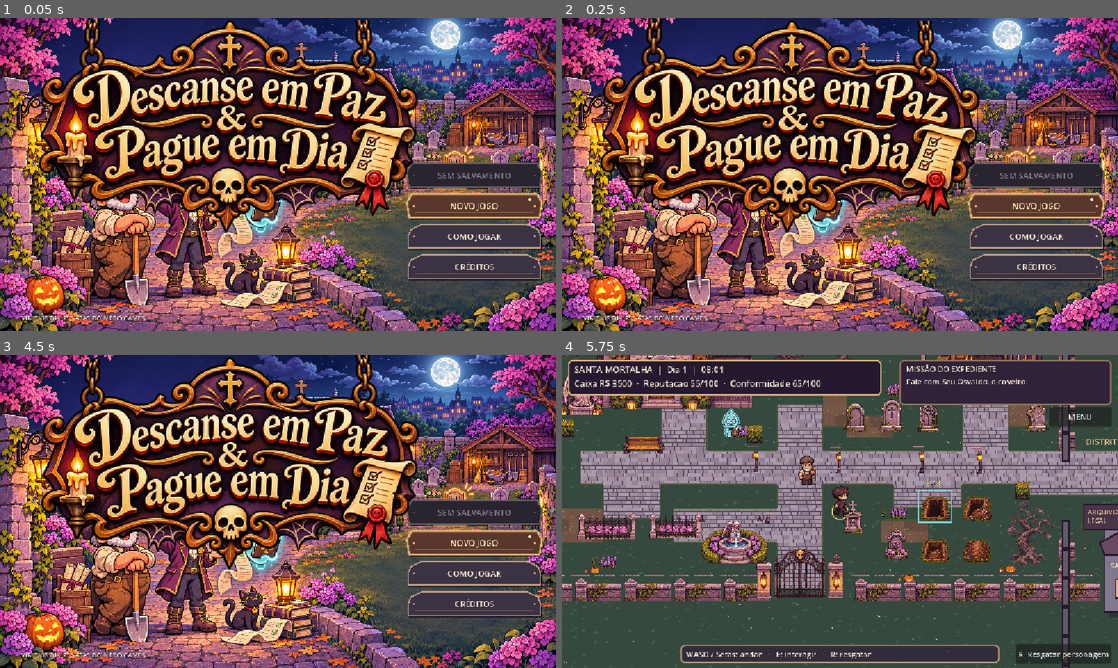
Above: before the commit, frames 1-4 (two rows, left to right).
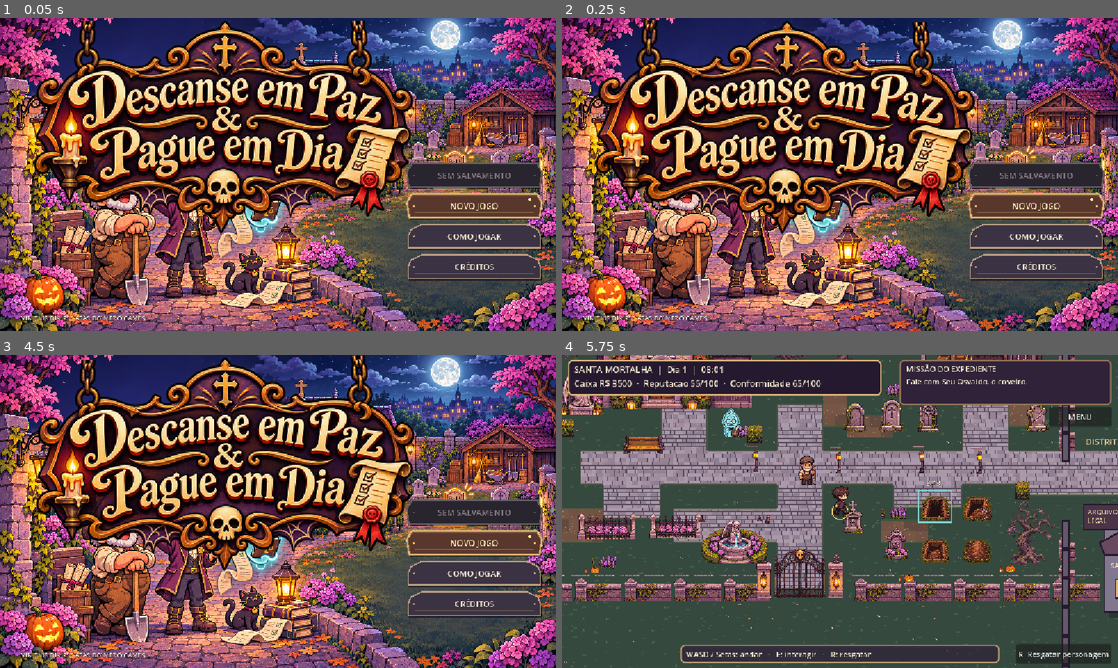
Above: after the commit, the same moments.

Repository: viniciushb104-png/descanse-em-paz
Game: Godot game, scene res://scenes/menu/main_menu.tscn
Same seed, same stepped clock (60 frames per second), same inputs: the game is played once before the commit and once after it.
Inputs (mouse positions are in pixels of both pictures, inside the frame that each line leads up to):
- Up to frame 1 (0.05 s): no input
- Up to frame 2 (0.25 s): no input
- Up to frame 3 (4.5 s): click "COMO JOGAR" at 0.5 s; click "COMO JOGAR" at 1.25 s; click "NOVO JOGO" at 2 s; click "NOVO JOGO" at 2.75 s; click "CRÉDITOS" at 3.5 s; click "VOLTAR" at 4.25 s
- Up to frame 4 (5.75 s): tap Enter at 5 s; move the mouse to (962, 495) at 5.02 s; hold Right (ui_right) from 5.03 s (still down); tap 1 at 5.1 s; click (962, 495) at 5.17 s

The runs differ from the first frame. In frame 1, 24% of the frame differs, in the area x 2-76%, y 0-70%; in frame 2, 24%; in frame 3, 24%; in frame 4, nothing differs.

Commit message:
fix(menu): dimensionar logotipo no canto esquerdo sem cobrir os personagens

Diff:
--- a/scripts/ui/main_menu.gd
+++ b/scripts/ui/main_menu.gd
@@ -160,14 +160,20 @@
     menu_logo = TextureRect.new()
     menu_logo.name = "HangingGameLogo"
     menu_logo.texture = MENU_LOGO
-    # Usa PNG RGBA padrao: a versao anterior era paletizada com tRNS.
-    # Posicao e escala em coordenadas do menu virtual (1152 x 648).
-    menu_logo.position = Vector2(30, 4)
-    menu_logo.size = Vector2(536, 285)
-    # A origem no alto central imita as correntes de uma placa suspensa.
-    menu_logo.pivot_offset = Vector2(menu_logo.size.x * 0.5, 5.0)
+    # Canto superior esquerdo: a placa precisa ficar acima dos personagens,
+    # sem cobrir a arte do cemiterio nem os botoes do outro lado da tela.
+    # A proporcao vem diretamente do PNG, sem deformacao.
+    var logo_width: float = 312.0
+    var logo_height: float = logo_width * float(MENU_LOGO.get_height()) / float(MENU_LOGO.get_width())
+    menu_logo.position = Vector2(20, 6)
+    menu_logo.size = Vector2(logo_width, logo_height)
+    menu_logo.custom_minimum_size = Vector2.ZERO
+    # Pendura a placa no meio da corrente superior.
+    menu_logo.pivot_offset = Vector2(menu_logo.size.x * 0.5, 4.0)
     menu_logo.expand_mode = TextureRect.EXPAND_IGNORE_SIZE
-    menu_logo.stretch_mode = TextureRect.STRETCH_KEEP_ASPECT_CENTERED
+    # STRETCH_SCALE respeita rigorosamente as dimensoes do TextureRect.
+    # KEEP_ASPECT_CENTERED no menu anterior estava exibindo a arte gigante.
+    menu_logo.stretch_mode = TextureRect.STRETCH_SCALE
     # Textura pintada suave; os demais elementos do jogo seguem pixel art.
     menu_logo.texture_filter = CanvasItem.TEXTURE_FILTER_LINEAR
     menu_logo.mouse_filter = Control.MOUSE_FILTER_IGNORE
@@ -214,8 +220,8 @@
 
 
 func _build_menu() -> void:
-    # O PNG oficial substitui o titulo textual antigo sem competir com a arte.
-    _make_label("A morte é inevitável. A burocracia também.", Vector2(64, 289), Vector2(600, 32), 17, LILAC)
+    # A frase fica logo abaixo da placa, acima dos personagens.
+    _make_label("A morte é inevitável. A burocracia também.", Vector2(30, 190), Vector2(420, 30), 15, LILAC)
 
     # Botões grandes sobre o gramado à direita; preservam mouse, teclado e toque.
     continue_button = _add_memorial_button("CONTINUAR EXPEDIENTE", 298.0, true)
--- a/tests/menu_smoke.gd
+++ b/tests/menu_smoke.gd
@@ -58,9 +58,22 @@
         push_error("Centro do logo parece transparente demais para ficar visivel.")
         quit(85)
         return
-    if not logo.visible or not logo.is_visible_in_tree() or logo.z_index <= 0 or logo.size.x < 350:
-        push_error("Logo foi ocultado, ficou pequeno demais ou sob outra camada.")
+    if not logo.visible or not logo.is_visible_in_tree() or logo.z_index <= 0:
+        push_error("Logo oculto ou sob outra camada.")
         quit(86)
+        return
+    # Evita o problema visual da v1.2.2: logo em tamanho nativo cobria personagens.
+    if logo.size.x > 340.0 or logo.size.x < 260.0 or logo.position.x > 30.0 or logo.position.y > 18.0:
+        push_error("Logo grande demais ou fora do canto superior esquerdo.")
+        quit(88)
+        return
+    if logo.position.y + logo.size.y > 185.0 or logo.position.x + logo.size.x > 370.0:
+        push_error("Logo nao cabe na area acima dos personagens.")
+        quit(89)
+        return
+    if logo.stretch_mode != TextureRect.STRETCH_SCALE:
+        push_error("Logo precisa escalar dentro da area reservada, nao no tamanho nativo.")
+        quit(90)
         return
     if logo.mouse_filter != Control.MOUSE_FILTER_IGNORE:
         push_error("Logo bloqueia toques do menu.")
Not shown, added: docs/MENU_LOGO_V124.md
